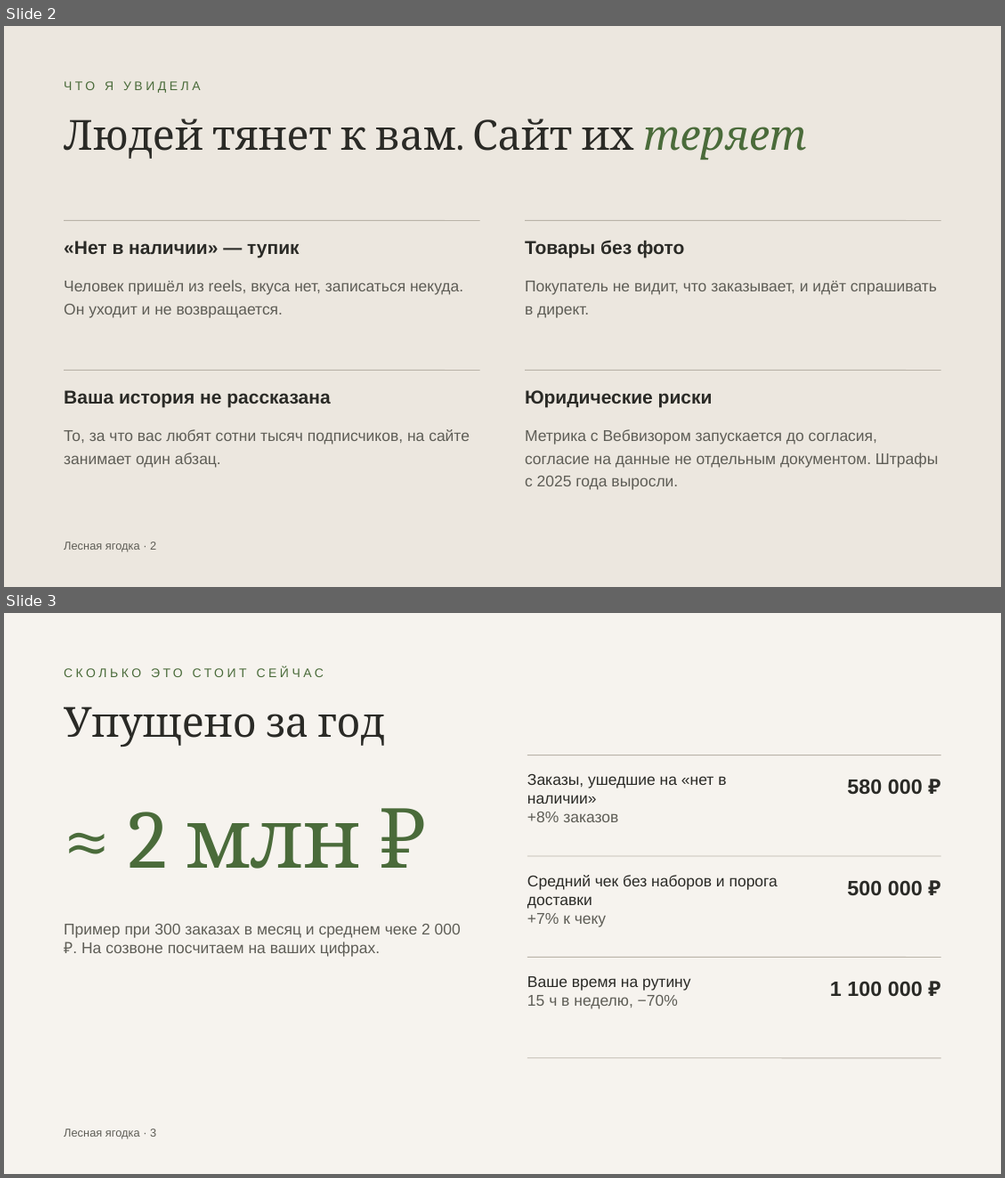
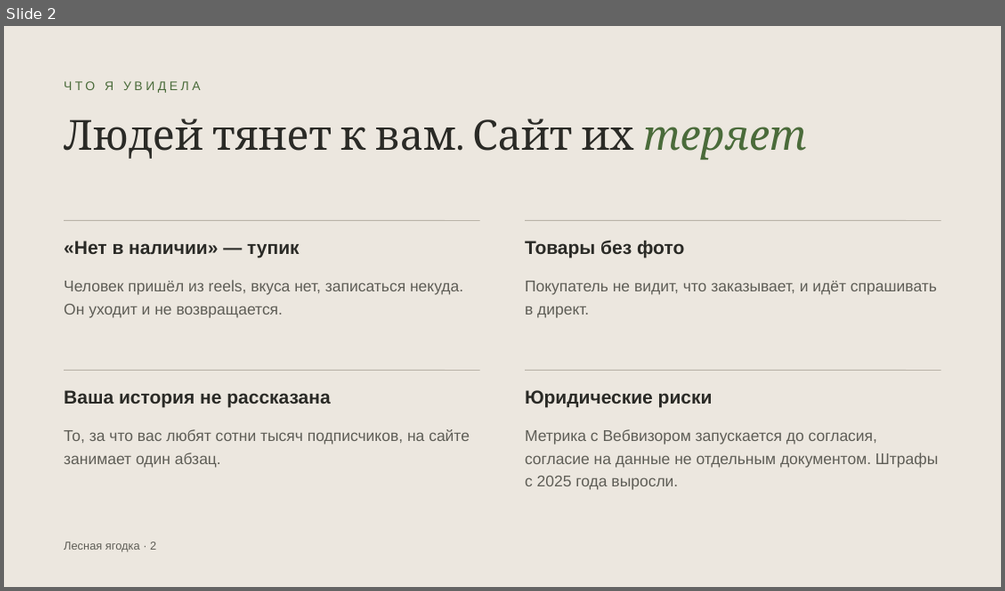
Before and after one commit to ellischment/svoya_ferma, a slide deck: docs/preview/lesnaya-yagodka-predlozhenie.pptx. Shown one above the other, each under a label of ours: slides 2 and 3 before the commit, slide 2 after it. The pictures are 1005x1178 and 1005x591 pixels, drawn with LibreOffice and Linux fonts; fonts in the diff are those of the drawing. Boxes give left, top, right and bottom in pixels: in the first picture for what was removed or moved away, otherwise in the second. Text is boxed around its words. In the diff, an @@ line names an element or a change of style, - is before the commit and + after.

```diff
--- a/docs/preview/lesnaya-yagodka-predlozhenie.pptx
+++ b/docs/preview/lesnaya-yagodka-predlozhenie.pptx
@@ slide 3 removed at (x1=4, y1=613, x2=1001, y2=1174), background #F6F3EE @@
@@ text removed at (x1=64, y1=667, x2=324, y2=677) @@
-СКОЛЬКО ЭТО СТОИТ СЕЙЧАС
@@ text removed at (x1=64, y1=706, x2=384, y2=747) @@
-Упущено за год
@@ line removed from (527, 755) to (941, 755) @@
@@ text removed at (x1=527, y1=774, x2=726, y2=822) @@
-Заказы, ушедшие на «нет в наличии»
-+8% заказов
@@ text removed at (x1=847, y1=779, x2=922, y2=795) @@
-580 000 ₽
@@ text removed at (x1=128, y1=811, x2=360, y2=868) @@
-≈ 2 млн ₽
@@ line removed from (527, 856) to (941, 856) @@
@@ text removed at (x1=527, y1=875, x2=777, y2=927) @@
-Средний чек без наборов и порога доставки
-+7% к чеку
@@ text removed at (x1=847, y1=880, x2=922, y2=896) @@
-500 000 ₽
@@ text removed at (x1=64, y1=924, x2=461, y2=957) @@
-Пример при 300 заказах в месяц и среднем чеке 2 000 ₽. На созвоне посчитаем на ваших цифрах.
@@ line removed from (527, 957) to (941, 957) @@
@@ text removed at (x1=527, y1=976, x2=690, y2=1009) @@
-Ваше время на рутину
-15 ч в неделю, −70%
@@ text removed at (x1=830, y1=981, x2=922, y2=996) @@
-1 100 000 ₽
@@ line removed from (527, 1058) to (941, 1058) @@
@@ text removed at (x1=64, y1=1128, x2=156, y2=1139) @@
-Лесная ягодка · 3
```
Also in this commit, not shown: 9 slides changed, 3 slides added.
